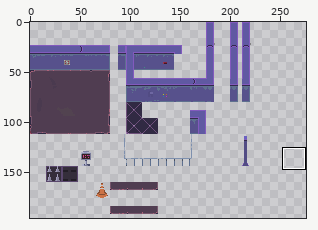
Two states of a sprite sheet, Resources/Tilemaps/tilemap lvl 3 and 4.png. Above, an overview of the earlier version with the close-up marked.
Close-up. Before:
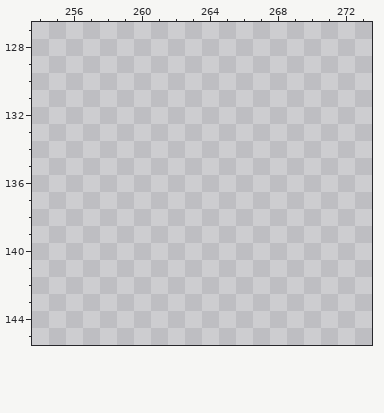
The file is 320x320 pixels. Colours within 5 levels of each other are drawn and written as one. Shown: x 254..273, y 127..145. The wide view leaves out empty margins. The commit also changed other parts of the picture, which this record leaves out.
Palette (. is transparent): 
The same view after the edit:
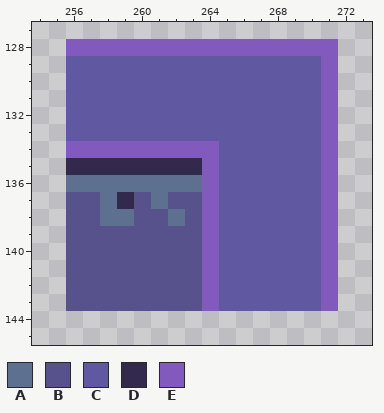
Colours new in this view: A #5e708f  B #57518c  C #6059a2  D #33294c  E #825abe
Changes in this commit:
Changed rows in their new state; - is an unchanged pixel.
first column x 256:
128 EEEEEEEEEEEEEEEE
129 CCCCCCCCCCCCCCCE
130 CCCCCCCCCCCCCCCE
131 CCCCCCCCCCCCCCCE
132 CCCCCCCCCCCCCCCE
133 CCCCCCCCCCCCCCCE
134 EEEEEEEEECCCCCCE
135 DDDDDDDDECCCCCCE
136 AAAAAAAAECCCCCCE
137 BBADBABBECCCCCCE
138 BBAABBABECCCCCCE
139 BBBBBBBBECCCCCCE
140 BBBBBBBBECCCCCCE
141 BBBBBBBBECCCCCCE
142 BBBBBBBBECCCCCCE
143 BBBBBBBBECCCCCCE
